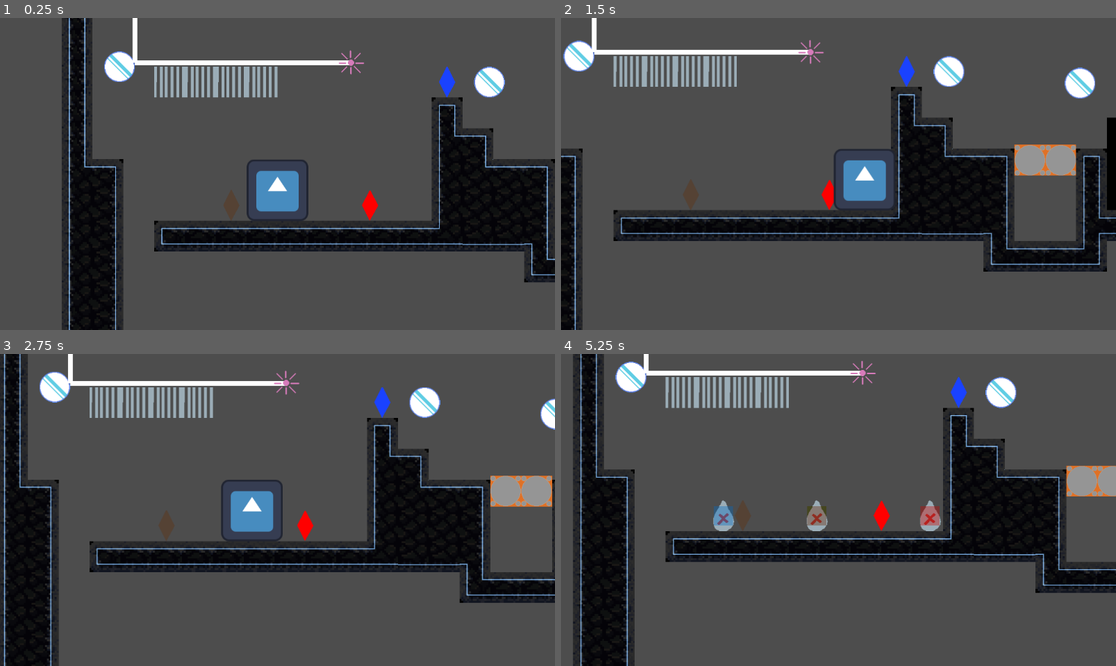
Above: before the commit, frames 1-4 (two rows, left to right).
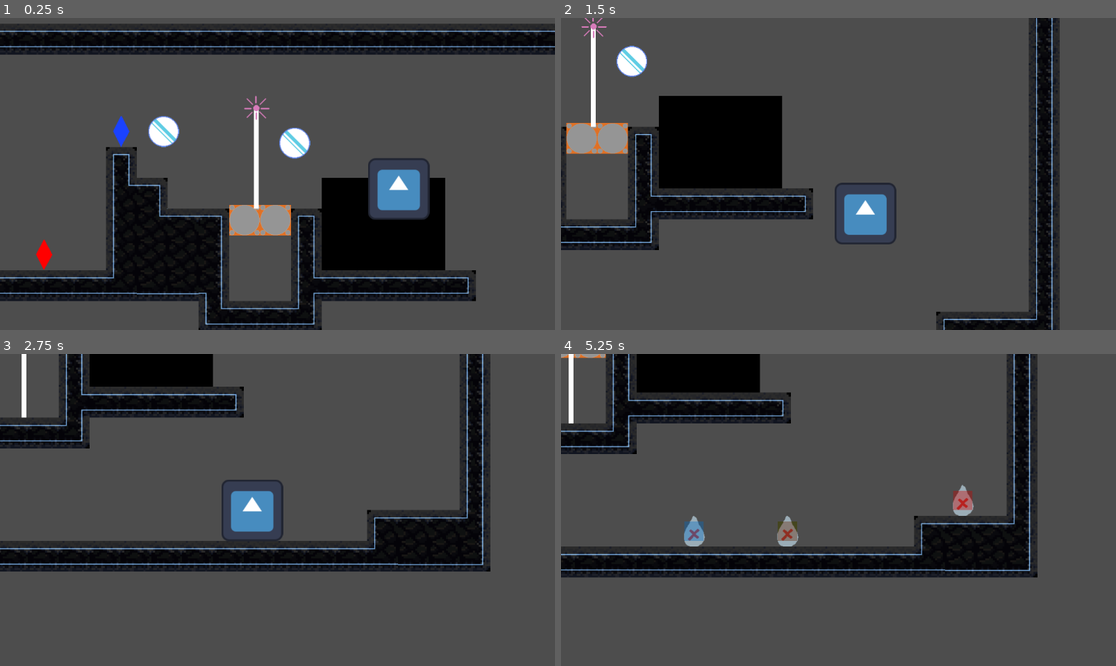
Above: after the commit, the same moments.

Repository: Jo-Meer/ldjam56
Game: Godot game, scene res://test_ntimi.tscn
Two runs of this game, one before a commit and one after it. Both use one fixed random seed, a clock stepped at 60 frames per second and the inputs below. This scene is started directly instead of the project's main scene. The engine's default icon, where the game draws it, is replaced by a stand-in: a white triangle on a blue panel in a dark square.
Inputs:
- Up to frame 1 (0.25 s): no input
- Up to frame 2 (1.5 s): hold D (move_right) from 0.53 s (still down); tap T (merge) at 0.6 s; tap Space (jump) at 0.77 s; tap E (next_creature) at 1.35 s
- Up to frame 3 (2.75 s): tap Space (jump) at 1.52 s; release D (move_right) at 2.03 s; hold A (move_left) from 2.03 s (still down); tap Q (prev_creature) at 2.1 s
- Up to frame 4 (5.25 s): release A (move_left) at 2.78 s; hold D (move_right) 2.78-4.28 s; tap R (split) at 2.85 s; tap Space (jump) at 3.02, 3.77, 4.52 s; tap T (merge) at 3.6 s; hold A (move_left) 4.28-5.03 s; tap E (next_creature) at 4.35 s; hold D (move_right) from 5.03 s (still down); tap Q (prev_creature) at 5.1 s

The runs differ from the first frame. In frame 1, 51% of the frame differs, in the area x 0-100%, y 0-100%; in frame 2, 42%; in frame 3, 27%; in frame 4, 37%.

Commit message:
Update test_ntimi.tscn

Diff:
--- a/test_ntimi.tscn
+++ b/test_ntimi.tscn
@@ -31,11 +31,11 @@
 [sub_resource type="RectangleShape2D" id="RectangleShape2D_l7j5l"]
 size = Vector2(384, 64)
 
-[node name="Level" type="Node2D" node_paths=PackedStringArray("start_creature")]
+[node name="Level" type="Node2D"]
 script = ExtResource("1_ea4dv")
-start_creature = NodePath("Avatar")
 
 [node name="Avatar" parent="." instance=ExtResource("2_02e44")]
+position = Vector2(928, -152)
 
 [node name="TileMapLayer" type="TileMapLayer" parent="."]
 tile_map_data = PackedByteArray("AAD8/wIAAgABAAMAAAD9/wIAAgACAAMAAAD+/wIAAgACAAMAAAD//wIAAgACAAMAAAAAAAIAAgACAAMAAAABAA …(2080 unchanged characters)…
@@ -76,9 +76,11 @@
 
 [node name="LaserSensor2" parent="Door2" instance=ExtResource("10_1r7jb")]
 position = Vector2(64, -8)
+stays_activated = true
 
 [node name="LaserSensor" parent="Door2" instance=ExtResource("10_1r7jb")]
 position = Vector2(0, -8)
+stays_activated = true
 
 [node name="CollisionShape2D" type="CollisionShape2D" parent="Door2"]
 position = Vector2(64, 32)
@@ -131,5 +133,4 @@
 position = Vector2(-360, -224)
 
 [node name="Laser" parent="." instance=ExtResource("8_xs458")]
-position = Vector2(152, -200)
-direction = 2
+position = Vector2(632, -208)
Not shown: 1 places in test_ntimi.tscn that only renumber resources
